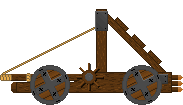
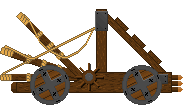
Layers edited between the first and the second 183 x 105 image:
added layer "New Layer#8" above "New Layer#6" over [4, 27, 95, 60]
added layer "New Layer#6" above "New Layer#4" over [24, 14, 95, 59]
added layer "New Layer#5" above "New Layer#7" over [16, 12, 90, 80]
added layer "New Layer#7" above "New Layer#1" over [0, 47, 84, 80]
